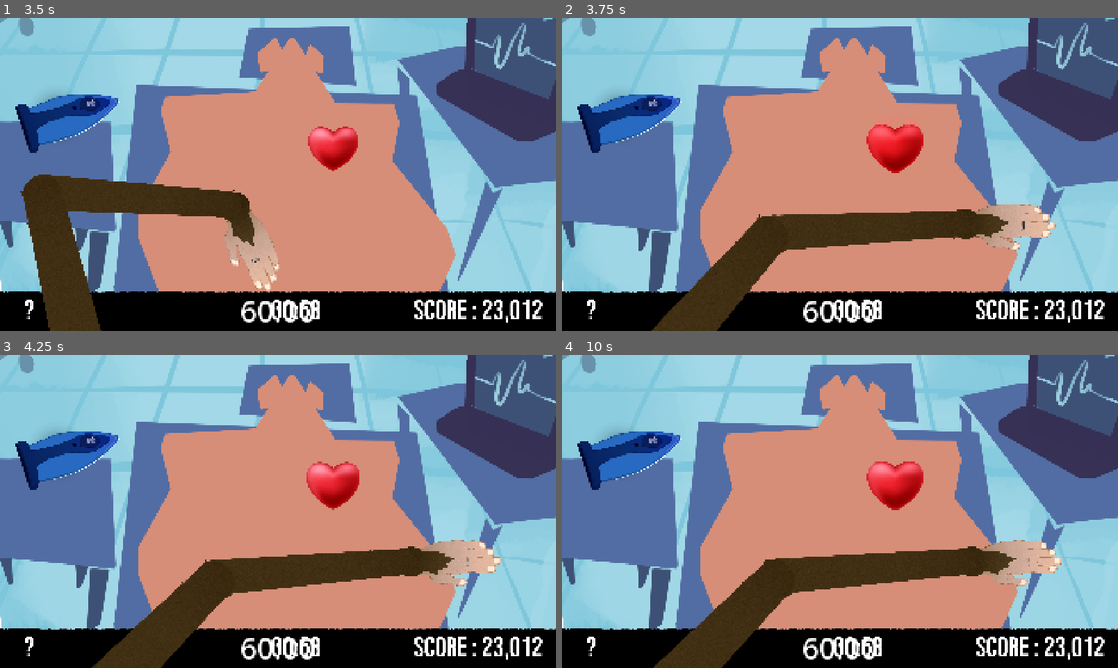
Above: before the commit, frames 1-4 (two rows, left to right).
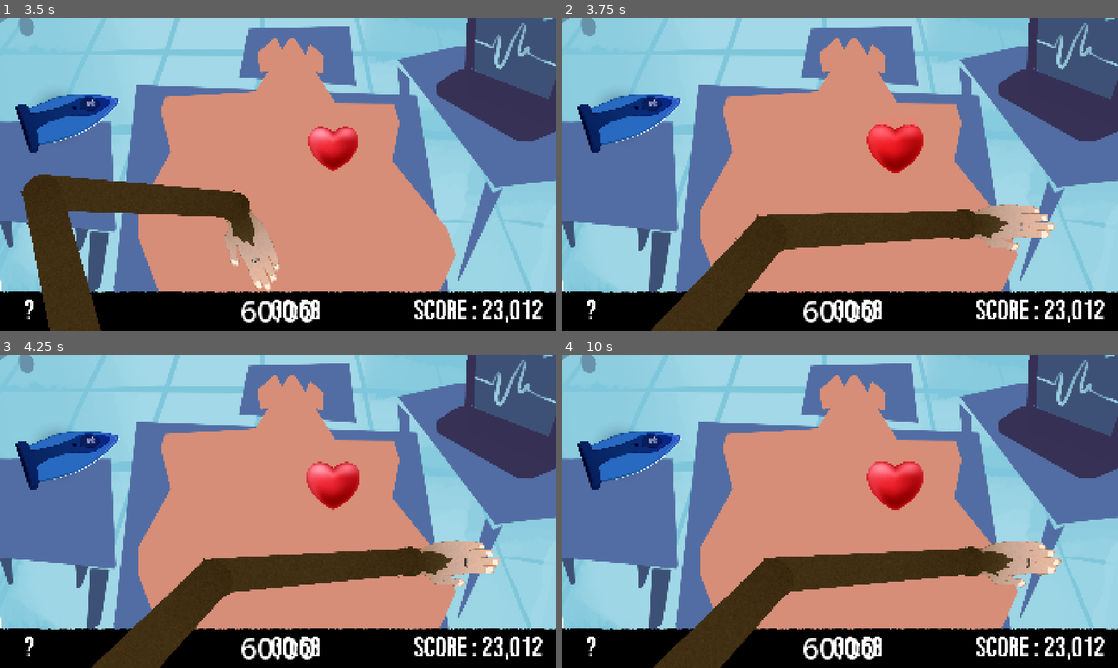
Above: after the commit, the same moments.

Repository: NathouneOne/GameJam_0226
Game: Godot game, scene res://Scenes/Game/game.tscn
Two runs of this game, one before a commit and one after it. Both use one fixed random seed, a clock stepped at 60 frames per second and the inputs below. This scene is started directly instead of the project's main scene. The engine's default icon, where the game draws it, is replaced by a stand-in: a white triangle on a blue panel in a dark square.
Inputs (mouse positions are in pixels of both pictures, inside the frame that each line leads up to):
- Up to frame 1 (3.5 s): move the mouse to (400, 158) at 0.52 s; press the mouse at (400, 158) at 0.53 s; move the mouse to (166, 190) at 1.27 s; release the mouse at (166, 190) at 1.28 s; click (166, 190) at 1.35 s; tap Enter at 2 s; move the mouse to (333, 105) at 2.02 s; press the mouse at (333, 105) at 2.03 s; tap Space at 2.75 s; move the mouse to (250, 237) at 2.77 s; release the mouse at (250, 237) at 2.78 s; click (250, 237) at 2.85 s
- Up to frame 2 (3.75 s): tap Enter at 3.5 s; move the mouse to (1006, 221) at 3.52 s; press the mouse at (1006, 221) at 3.53 s
- Up to frame 3 (4.25 s): no input
- Up to frame 4 (10 s): move the mouse to (673, 464) at 4.27 s; release the mouse at (673, 464) at 4.28 s; click (673, 464) at 4.35 s; tap Space at 5, 6.5 s; move the mouse to (867, 511) at 5.02 s; press the mouse at (867, 511) at 5.03 s; tap Enter at 5.75 s; move the mouse to (756, 433) at 5.77 s; release the mouse at (756, 433) at 5.78 s; click (756, 433) at 5.85 s; move the mouse to (962, 495) at 6.52 s; press the mouse at (962, 495) at 6.53 s; move the mouse to (728, 527) at 7.27 s; release the mouse at (728, 527) at 7.28 s; click (728, 527) at 7.35 s; move the mouse to (895, 442) at 8.02 s; press the mouse at (895, 442) at 8.03 s; move the mouse to (812, 574) at 8.77 s; release the mouse at (812, 574) at 8.78 s; click (812, 574) at 8.85 s; move the mouse to (1006, 558) at 9.52 s; press the mouse at (1006, 558) at 9.53 s

Frame 1 is identical in both runs. In frame 2, 0.5% of the frame differs, in the area x 16-89%, y 59-100%; in frame 3, 0.7%, in the area x 16-91%, y 59-100%; in frame 4, 0.7%.

Commit message:
--wip-- [skip ci]

Diff:
--- a/game-jam-0226/Scenes/hand/arm.gd
+++ b/game-jam-0226/Scenes/hand/arm.gd
@@ -2,7 +2,7 @@
 extends Node2D
 class_name Arm
 
-const TARGET_MAX_RADIUS: float = 1000.0
+const TARGET_MAX_RADIUS: float = 1340.0
 
 @onready var target: Node2D = $target
 @export var closed: bool = false:
@@ -37,6 +37,6 @@
 	var origin: Vector2 = global_position
 	var diff: Vector2 = mouse_pos - origin
 	if diff.length() > TARGET_MAX_RADIUS:
-		#diff = diff.normalized() * TARGET_MAX_RADIUS
+		diff = diff.normalized() * TARGET_MAX_RADIUS
 		pass
 	target.global_position = origin + diff
--- a/game-jam-0226/Scenes/hand/arm.tscn
+++ b/game-jam-0226/Scenes/hand/arm.tscn
@@ -53,8 +53,8 @@
 [node name="arm0" type="Node2D" parent="." unique_id=1782109609]
 z_index = 3
 position = Vector2(-1, 0.9999995)
-rotation = -1.595705
-scale = Vector2(0.99999076, 0.99999076)
+rotation = -1.5952599
+scale = Vector2(0.9999925, 0.9999925)
 
 [node name="Sprite2D" type="Sprite2D" parent="arm0" unique_id=125526545]
 position = Vector2(-1.3007263, -1.0000037)
@@ -64,9 +64,9 @@
 
 [node name="arm1" type="Node2D" parent="." unique_id=2020563101]
 z_index = 2
-position = Vector2(-19.137568, -761.7899)
-rotation = 0.1727581
-scale = Vector2(0.9999892, 0.9999892)
+position = Vector2(-18.79786, -761.7928)
+rotation = 0.17259489
+scale = Vector2(0.99999386, 0.99999386)
 
 [node name="Sprite2D" type="Sprite2D" parent="arm1" unique_id=103852025]
 position = Vector2(-1.3007263, -1.0000037)
@@ -76,9 +76,9 @@
 
 [node name="hand" type="Node2D" parent="." unique_id=1306377304]
 z_index = 1
-position = Vector2(764.1896, -620.30774)
-rotation = 1.2171488
-scale = Vector2(0.999982, 0.999982)
+position = Vector2(764.5547, -620.43884)
+rotation = 1.2197878
+scale = Vector2(0.99998343, 0.99998343)
 
 [node name="open" type="Sprite2D" parent="hand" unique_id=187861792]
 position = Vector2(1.9849014, 1.0295122)
